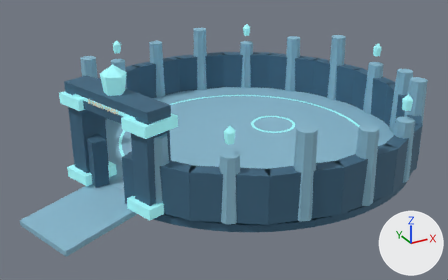
The glTF model assets/map_redesign/exports/Arena_SunkenMarsh.glb: old version first, new version second.
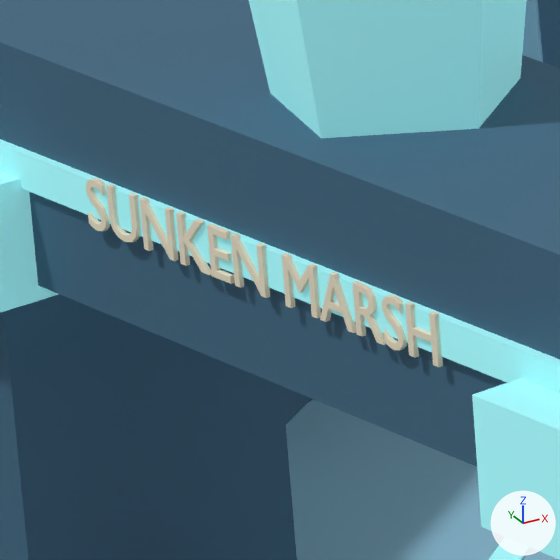
Old and new are each drawn whole from a camera (50 mm lens) standing at (386.8, -57.1, 74.4) and looking at (444.1, 47.1, 22.3) and again close up on the part from 18% to 29% of the width and 30% to 47% of the height. Every picture has the same lights, and +X, +Y and +Z are marked at lower right. The last two pictures show the newer version. Vertices at exactly the same position are counted once.

The first close-up shows 'Arena_SunkenMarsh_FrostboundGlacier_accent_3_0', 'Arena_SunkenMarsh_FrostboundGlacier_dark_3_0', 'Arena_SunkenMarsh_FrostboundGlacier_stone_3_0', 'Arena_SunkenMarsh_FrostboundGlacier_stone_4_0', 'Arena_SunkenMarsh_Warm ivory_3_0' and 1 more.
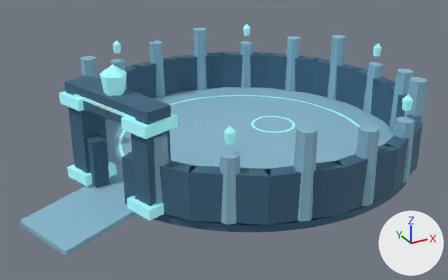
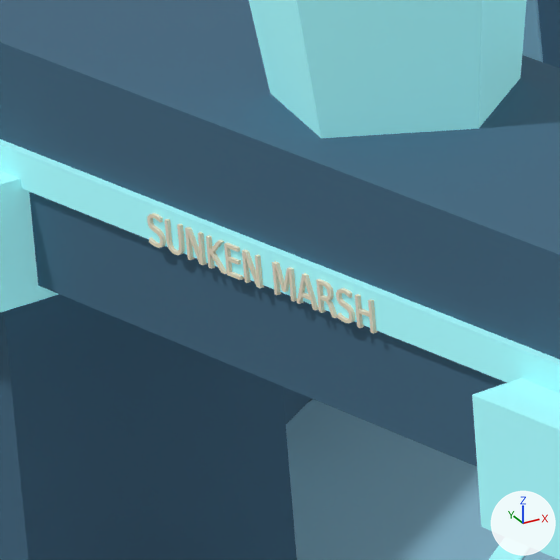
Diff of the bpy script that builds the scene:
```diff
--- a/assets/map_redesign/exports/Arena_SunkenMarsh.glb.py
+++ b/assets/map_redesign/exports/Arena_SunkenMarsh.glb.py
@@ me_arena_sunkenmarsh_warm_ivory_3_0 @@
 # used by ob_arena_sunkenmarsh_warm_ivory_3_0; location = (0.0, 0.0, 0.0)
-me_arena_sunkenmarsh_warm_ivory_3_0.from_pydata(...)  # 2400 vertices, 4764 faces; spans x 415.14..417.81, y 35.66..43.66, z 36.64..37.46
+me_arena_sunkenmarsh_warm_ivory_3_0.from_pydata(...)  # 616 vertices, 1196 faces; spans x 415.62..417.35, y 37.08..42.22, z 36.76..37.27
+# me_arena_sunkenmarsh_warm_ivory_3_0 part 1: the loose piece of 372 vertices spanning x 417.15..417.42, y 36.87..37.49, z 36.65..37.45 is rebuilt with 24 vertices and now spans x 417.16..417.35, y 37.08..37.46, z 36.77..37.26
+# me_arena_sunkenmarsh_warm_ivory_3_0 part 2: the loose piece of 180 vertices spanning x 416.63..416.94, y 38.34..39.08, z 36.65..37.45 is rebuilt with 22 vertices and now spans x 416.72..416.93, y 38.37..38.82, z 36.77..37.26
+# me_arena_sunkenmarsh_warm_ivory_3_0 part 3: a new loose piece of 152 vertices spanning x 417.02..417.2, y 37.54..37.89, z 36.76..37.27, in mat_warm_ivory (pale yellow #eee3c9)
+# me_arena_sunkenmarsh_warm_ivory_3_0 part 4: a new loose piece of 152 vertices spanning x 415.62..415.79, y 41.87..42.22, z 36.76..37.27, in mat_warm_ivory (pale yellow #eee3c9)
+# me_arena_sunkenmarsh_warm_ivory_3_0 part 5: a new loose piece of 94 vertices spanning x 416.88..417.07, y 37.93..38.32, z 36.77..37.26, in mat_warm_ivory (pale yellow #eee3c9)
+# me_arena_sunkenmarsh_warm_ivory_3_0 part 6: a new loose piece of 60 vertices spanning x 415.75..415.94, y 41.42..41.8, z 36.76..37.26, in mat_warm_ivory (pale yellow #eee3c9)
+# me_arena_sunkenmarsh_warm_ivory_3_0 part 7: a new loose piece of 26 vertices spanning x 416.56..416.77, y 38.87..39.32, z 36.77..37.26, in mat_warm_ivory (pale yellow #eee3c9)
+# me_arena_sunkenmarsh_warm_ivory_3_0 part 8: a new loose piece of 22 vertices spanning x 416.07..416.25, y 40.44..40.84, z 36.77..37.26, in mat_warm_ivory (pale yellow #eee3c9)
+# me_arena_sunkenmarsh_warm_ivory_3_0 part 9: a new loose piece of 20 vertices spanning x 416.34..416.52, y 39.63..40.01, z 36.77..37.26, in mat_warm_ivory (pale yellow #eee3c9)
+# me_arena_sunkenmarsh_warm_ivory_3_0 part 10: a new loose piece of 20 vertices spanning x 415.91..416.09, y 40.94..41.32, z 36.77..37.26, in mat_warm_ivory (pale yellow #eee3c9)
+# me_arena_sunkenmarsh_warm_ivory_3_0 part 11: the loose piece of 384 vertices spanning x 415.14..415.36, y 43.2..43.66, z 36.64..37.46 is deleted
+# me_arena_sunkenmarsh_warm_ivory_3_0 part 12: the loose piece of 384 vertices spanning x 417.35..417.57, y 36.41..36.87, z 36.64..37.46 is deleted
+# me_arena_sunkenmarsh_warm_ivory_3_0 part 13: the loose piece of 288 vertices spanning x 415.31..415.6, y 42.46..43.14, z 36.64..37.45 is deleted
+# me_arena_sunkenmarsh_warm_ivory_3_0 part 14: the loose piece of 144 vertices spanning x 417.53..417.81, y 35.66..36.33, z 36.65..37.45 is deleted
+# me_arena_sunkenmarsh_warm_ivory_3_0 part 15: the loose piece of 120 vertices spanning x 416.26..416.56, y 39.5..40.23, z 36.65..37.45 is deleted
+# me_arena_sunkenmarsh_warm_ivory_3_0 part 16: 1 vertex moved within x 416.22, y 40.33, z 37.0; 395 vertices removed from x 415.57..416.3, y 40.31..42.35, z 36.65..37.45; 23 vertices added at x 416.2..416.37, y 40.09..40.41, z 36.77..37.26
+# me_arena_sunkenmarsh_warm_ivory_3_0 part 17: 132 vertices removed from x 416.88..417.2, y 37.53..38.3, z 36.65..37.45
 me_arena_sunkenmarsh_warm_ivory_3_0.materials.append(mat_warm_ivory)
```

Boxes (x1, y1, x2, y2) around the edits, measured in the close-ups (560 x 560 px):
'Arena_SunkenMarsh_Warm ivory_3_0', reshaped (35% narrower, 36% shorter)
    before: (86, 178, 443, 367)
    after: (147, 213, 377, 334)
part 1 of me_arena_sunkenmarsh_warm_ivory_3_0, rebuilt (34% narrower, 37% shorter)
    before: (352, 281, 386, 345)
    after: (355, 294, 377, 334)
part 2 of me_arena_sunkenmarsh_warm_ivory_3_0, rebuilt (43% narrower, 43% shorter)
    before: (282, 253, 321, 319)
    after: (297, 273, 319, 310)
part 3 of me_arena_sunkenmarsh_warm_ivory_3_0, added
    after: (336, 288, 355, 323)
part 4 of me_arena_sunkenmarsh_warm_ivory_3_0, added
    after: (147, 213, 166, 248)
part 5 of me_arena_sunkenmarsh_warm_ivory_3_0, added (pale yellow)
    after: (316, 279, 338, 318)
part 6 of me_arena_sunkenmarsh_warm_ivory_3_0, added
    after: (165, 219, 185, 255)
part 7 of me_arena_sunkenmarsh_warm_ivory_3_0, added (pale yellow)
    after: (272, 261, 297, 302)
part 8 of me_arena_sunkenmarsh_warm_ivory_3_0, added
    after: (206, 235, 227, 274)
part 9 of me_arena_sunkenmarsh_warm_ivory_3_0, added (pale yellow)
    after: (242, 249, 264, 288)
part 10 of me_arena_sunkenmarsh_warm_ivory_3_0, added (pale yellow)
    after: (185, 227, 207, 265)
part 11 of me_arena_sunkenmarsh_warm_ivory_3_0, deleted (pale yellow)
    before: (86, 178, 110, 231)
part 12 of me_arena_sunkenmarsh_warm_ivory_3_0, deleted (pale yellow)
    before: (382, 295, 407, 351)
part 13 of me_arena_sunkenmarsh_warm_ivory_3_0, deleted (pale yellow)
    before: (106, 184, 140, 242)
part 14 of me_arena_sunkenmarsh_warm_ivory_3_0, deleted (pale yellow)
    before: (405, 302, 443, 367)
part 15 of me_arena_sunkenmarsh_warm_ivory_3_0, deleted (pale yellow)
    before: (231, 233, 270, 298)
part 16 of me_arena_sunkenmarsh_warm_ivory_3_0, cut back
    before: (140, 197, 235, 284)
    after: (224, 242, 244, 280)
part 17 of me_arena_sunkenmarsh_warm_ivory_3_0, deleted (pale yellow)
    before: (320, 272, 356, 333)
